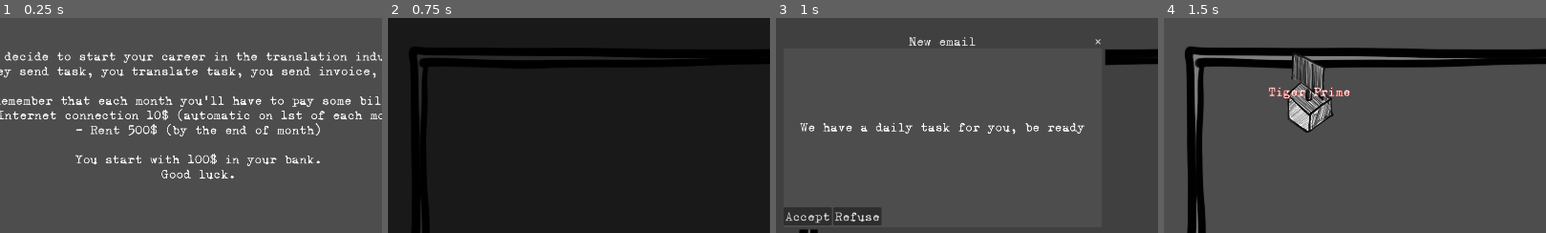
Above: before the commit, frames 1-4 (left to right).
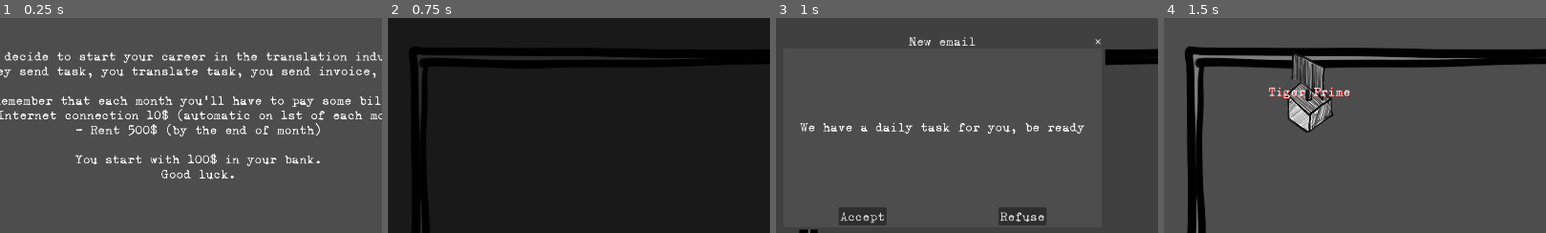
Above: after the commit, the same moments.

Repository: ildede/game-off-2025
Game: Godot game, scene res://scenes/ui/start_screen/start.tscn
Same seed, same stepped clock (60 frames per second), same inputs: the game is played once before the commit and once after it.
Inputs:
- Up to frame 1 (0.25 s): no input
- Up to frame 2 (0.75 s): click "START" at 0.5 s
- Up to frame 3 (1 s): no input
- Up to frame 4 (1.5 s): click "Accept" at 1.25 s
The pictures show only the part of the screen within x 24-74%, y 18-68%; the shares and areas given below are measured in that part.

Frames 1-2 are identical in both runs. In frame 3, 2.4% of the frame differs, in the area x 2-71%, y 88-97%; in frame 4, nothing differs.

Commit message:
fix: improve visual behaviour of popups

Diff:
--- a/scenes/ui/customizable_popup_message/customizable_popup_message.gd
+++ b/scenes/ui/customizable_popup_message/customizable_popup_message.gd
@@ -25,6 +25,7 @@
 		var b = Button.new()
 		b.text = button.text
 		b.pressed.connect(func():_closing_function(button.action))
+		b.size_flags_horizontal = Control.SIZE_SHRINK_CENTER +  Control.SIZE_EXPAND
 		$GridContainer/GridContainer.add_child(b)
 
 	close_requested.connect(func():_closing_function(popup_data.on_close))
